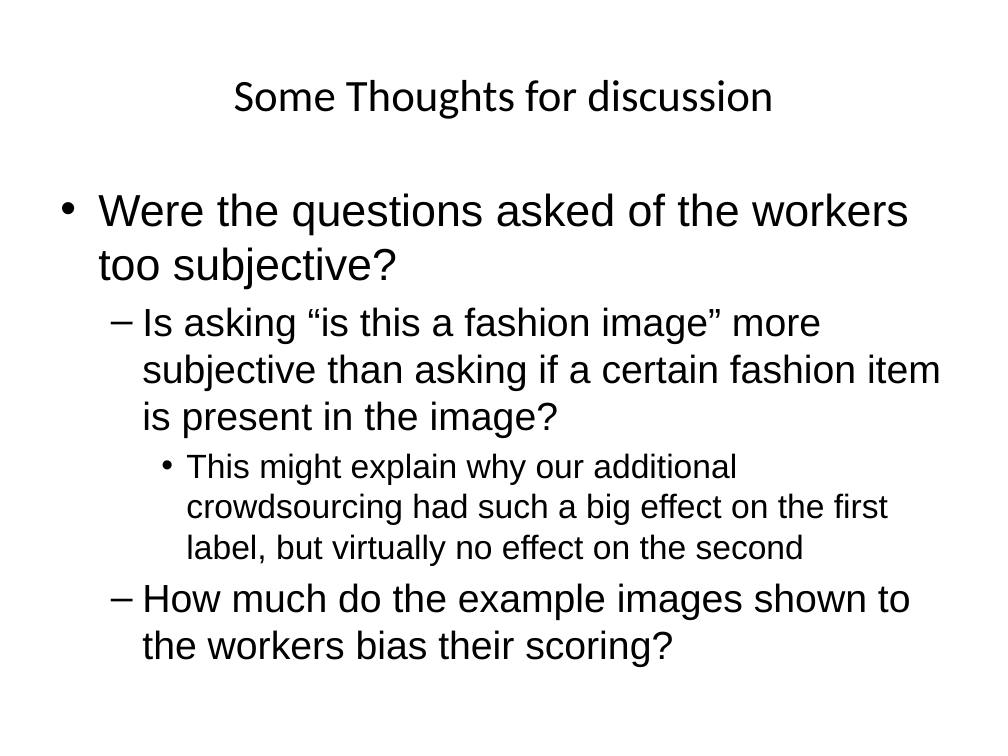
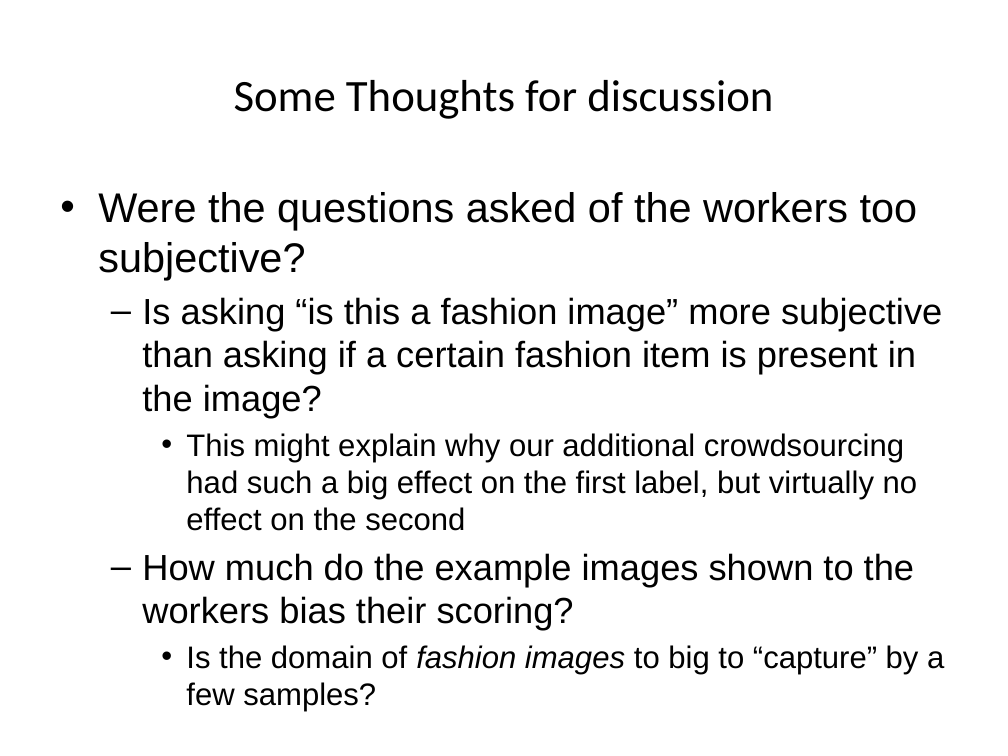
Before and after one commit to daviesjamie/soton-mediaeval2013, a slide deck: slide 17 of presentations/cs-long.pptx. Drawn at 1008x756 pixels with LibreOffice and Linux fonts; fonts in the diff are those of the drawing; background and template pictures are left out. Boxes give left, top, right and bottom in pixels: in the first picture for what was removed or moved away, otherwise in the second. Text is boxed around its words. In the diff, an @@ line names an element or a change of style, - is before the commit and + after.

Commit message:
update slides

```diff
--- a/presentations/cs-long.pptx
+++ b/presentations/cs-long.pptx
@@ text at box(98, 192, 942, 630): size 32 to 29.6 pt in "Were the questions asked of the workers ..."; size 28 to 25.9 pt in "Is asking “is this a fashion image” ...", "How much do the example images shown ..."; size 24 to 22.2 pt in "This might explain why our additional crowdsourcing ..." @@
@@ text at box(186, 645, 944, 674): paragraph added @@
+    • Is the domain of fashion images to big to “capture” by a few samples?
```
Also in this commit, not shown: 1 other file.
